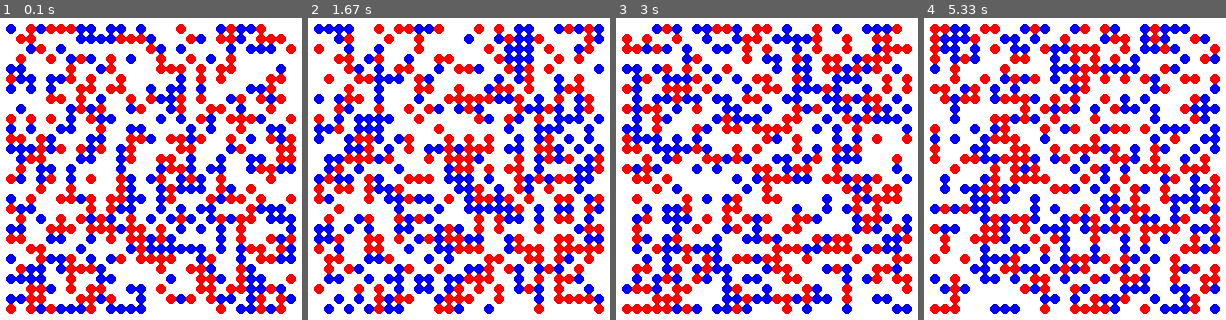
Above: before the commit, frames 1-4 (left to right).
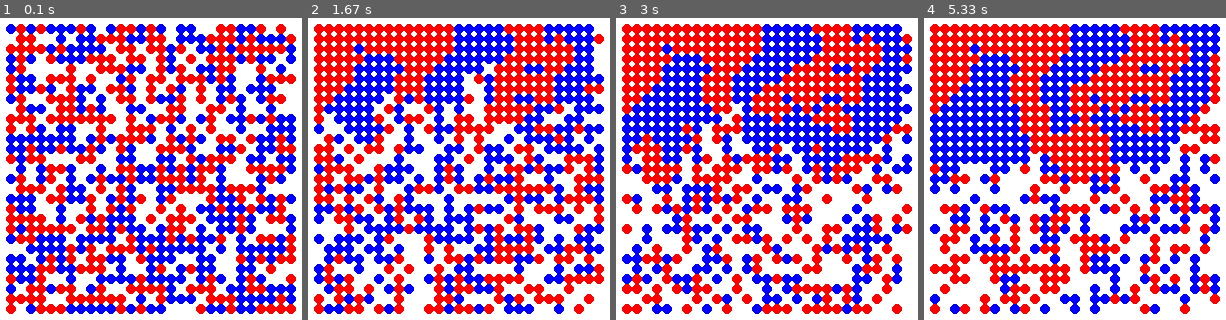
Above: after the commit, the same moments.

Repository: Dunkaburk/gruprog_1
Game: pygame game, started from grundlaggande_programvareutveckling/Neighbours/src/Neighbours.py
Two runs of this game, one before a commit and one after it. Both use one fixed random seed, a clock stepped at 60 frames per second and the inputs below.
Inputs:
- Up to frame 1 (0.1 s): no input
- Up to frame 2 (1.67 s): no input
- Up to frame 3 (3 s): no input
- Up to frame 4 (5.33 s): no input

The runs differ from the first frame. In frame 1, 33% of the frame differs, in the area x 1-99%, y 1-99%; in frame 2, 49%; in frame 3, 46%; in frame 4, 48%.

Commit message:
Update Neighbours.py

Diff:
--- a/grundlaggande_programvareutveckling/Neighbours/src/Neighbours.py
+++ b/grundlaggande_programvareutveckling/Neighbours/src/Neighbours.py
@@ -38,7 +38,7 @@
 class NeighborsModel:
     # Tune these numbers to test different distributions or update speeds
     FRAME_RATE = 20  # Increase number to speed simulation up
-    DIST = [0.25, 0.25, 0.50]  # % of RED, BLUE, and NONE
+    DIST = [0.35, 0.35, 0.30]  # % of RED, BLUE, and NONE
     THRESHOLD = 0.5  # % of surrounding neighbours that should be like me for satisfaction
 
     size = SIZE
